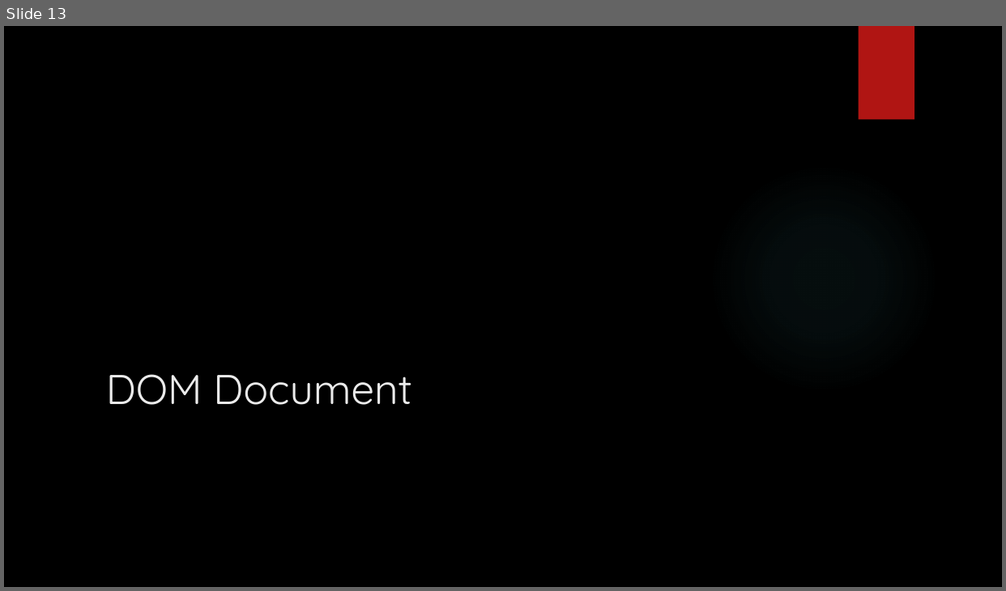
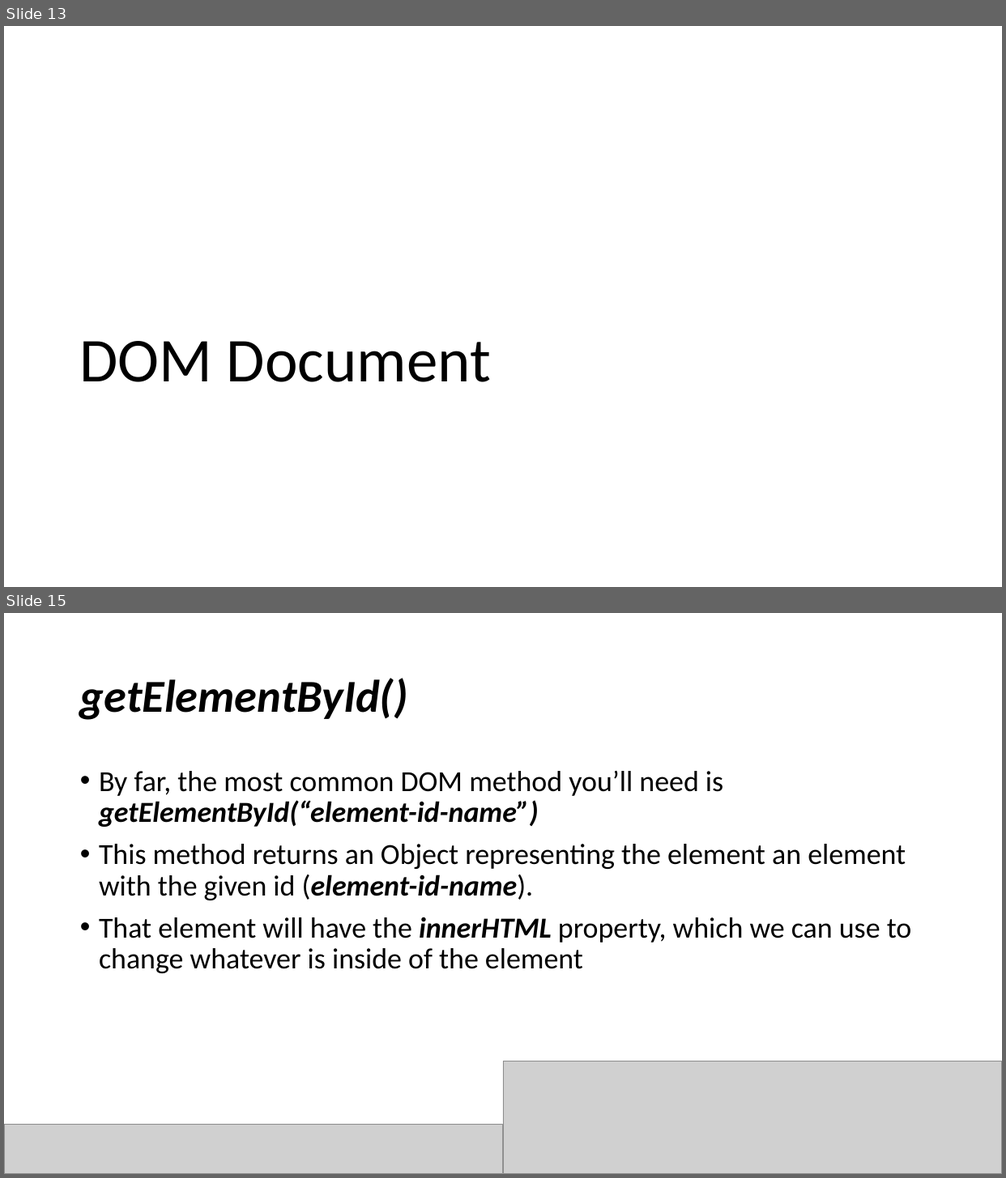
Before and after one commit to YWCANWIL-TechLab/module15-exercises-YaminahAlanis, a slide deck: slides/Module 15 - JS HTML DOM Part 1.pptx. Shown one above the other, each under a label of ours: slide 13 before the commit, slides 13 and 15 after it; the slides between them are not shown. The pictures are 1006x591 and 1006x1178 pixels, drawn with LibreOffice and Linux fonts; fonts in the diff are those of the drawing; grey boxes stand for pictures; background and template pictures are left out. Boxes give left, top, right and bottom in pixels: in the first picture for what was removed or moved away, otherwise in the second. Text is boxed around its words. In the diff, an @@ line names an element or a change of style, - is before the commit and + after.

```diff
--- a/slides/Module 15 - JS HTML DOM Part 1.pptx
+++ b/slides/Module 15 - JS HTML DOM Part 1.pptx
@@ slide 15 added at bbox=[4, 613, 1002, 1174], background #FFFFFF @@
@@ title added at bbox=[80, 678, 408, 720], 44 pt, text #000000, bold, italic @@
+getElementById()
@@ text added at bbox=[99, 771, 912, 973], 28 pt, text #000000 @@
+• By far, the most common DOM method you’ll need is getElementById(“element-id-name”)
+• This method returns an Object representing the element an element with the given id (element-id-name).
+• That element will have the innerHTML property, which we can use to change whatever is inside of the element
@@ picture added at bbox=[503, 1062, 1002, 1174] @@
@@ picture added at bbox=[4, 1124, 503, 1174] @@
@@ slide 13 changed as well @@
@@ background picture (left out) to #FFFFFF @@
@@ rectangle removed at bbox=[859, 26, 914, 120] @@
@@ title "DOM Document": place and size @@
-title "DOM Document" at bbox=[106, 374, 412, 405]
+title "DOM Document" at bbox=[79, 341, 491, 382]
@@ title "DOM Document" at bbox=[79, 341, 491, 382]: size 40 to 60 pt, font Quicksand to Calibri, text colour #EBEBEB to #000000; line spacing 1 to 0.9 @@
@@ ellipse removed at bbox=[709, 163, 939, 394] @@
```
Also in this commit, not shown: 29 other slides changed, 8 other slides added, 2 slides removed, 4 other files.
